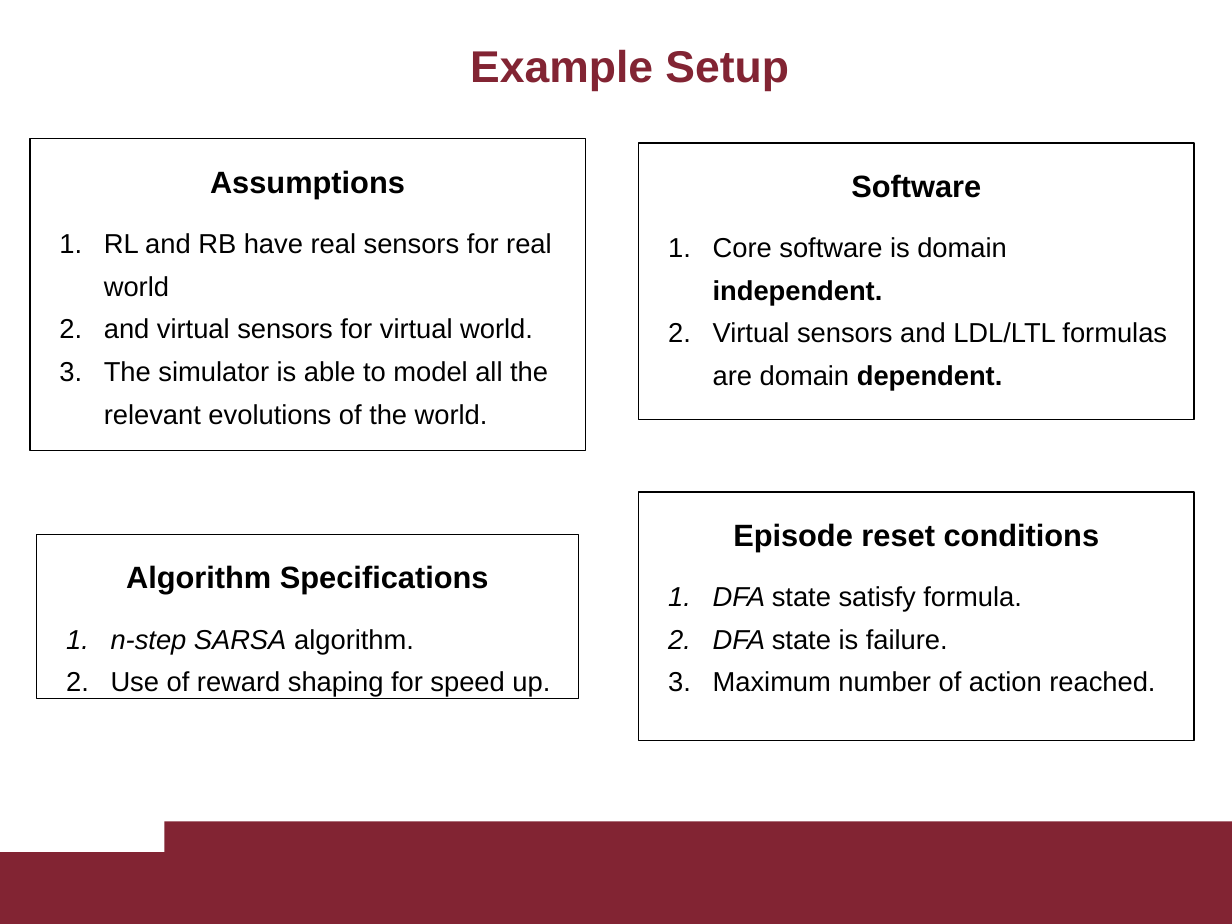
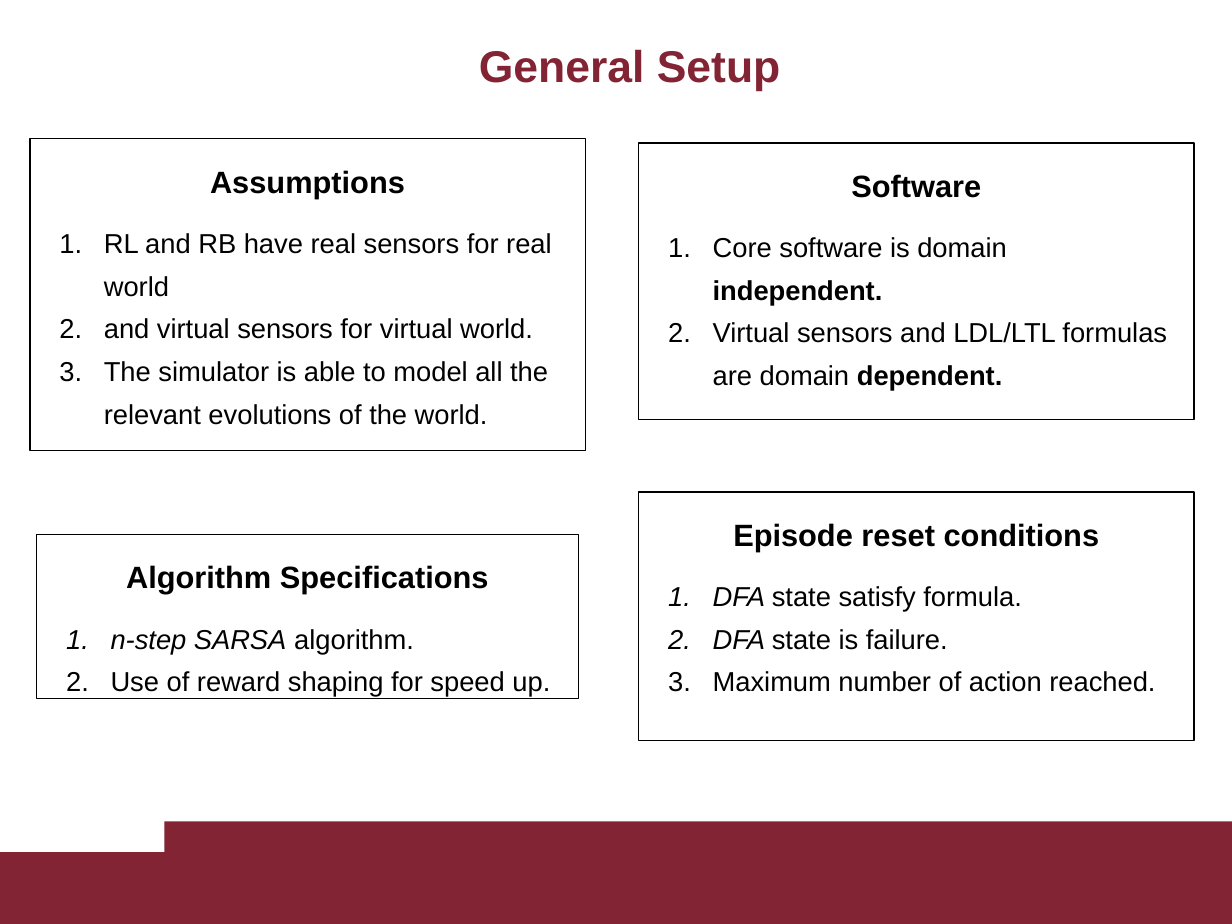
Before and after one commit to Nicodman/Reasoning_Agents_2020, a slide deck: slide 1 of Resogning_Agents.pptx (slide 2 before the commit). Drawn at 1232x924 pixels with LibreOffice and Linux fonts; fonts in the diff are those of the drawing. Boxes give left, top, right and bottom in pixels: in the first picture for what was removed or moved away, otherwise in the second. Text is boxed around its words. In the diff, an @@ line names an element or a change of style, - is before the commit and + after.

```diff
--- a/Resogning_Agents.pptx
+++ b/Resogning_Agents.pptx
@@ title at box(479, 49, 781, 91): text changed @@
-Example Setup
+General Setup
```
Also in this commit, not shown: 3 other slides changed, 6 slides added, 9 slides removed, 12 other files.
